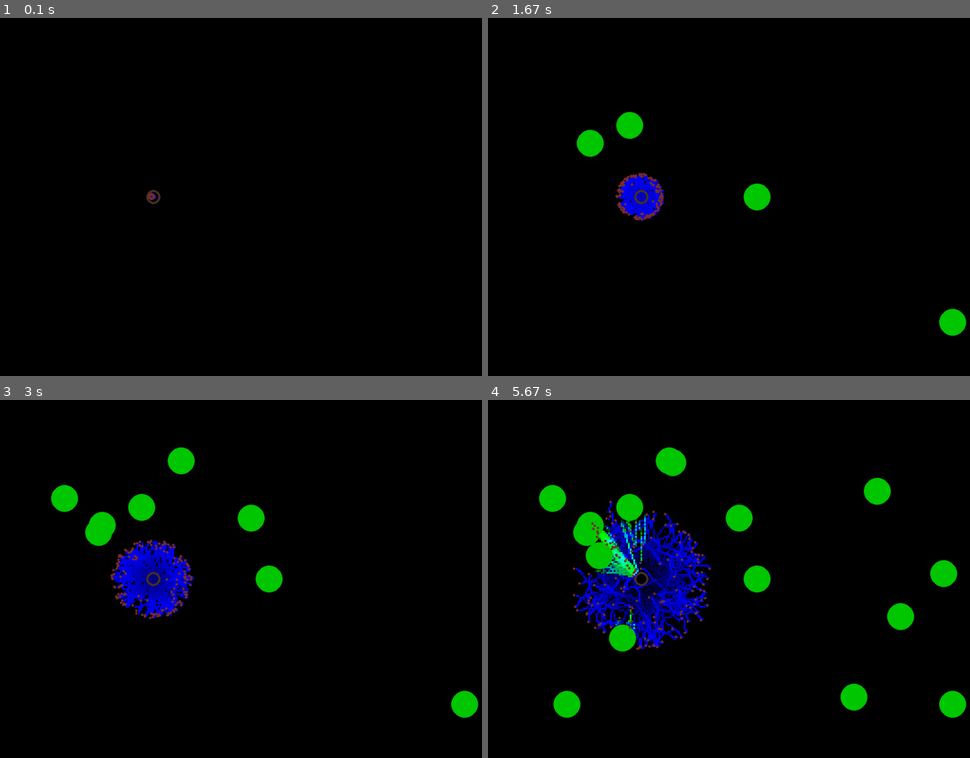
Above: before the commit, frames 1-4 (two rows, left to right).
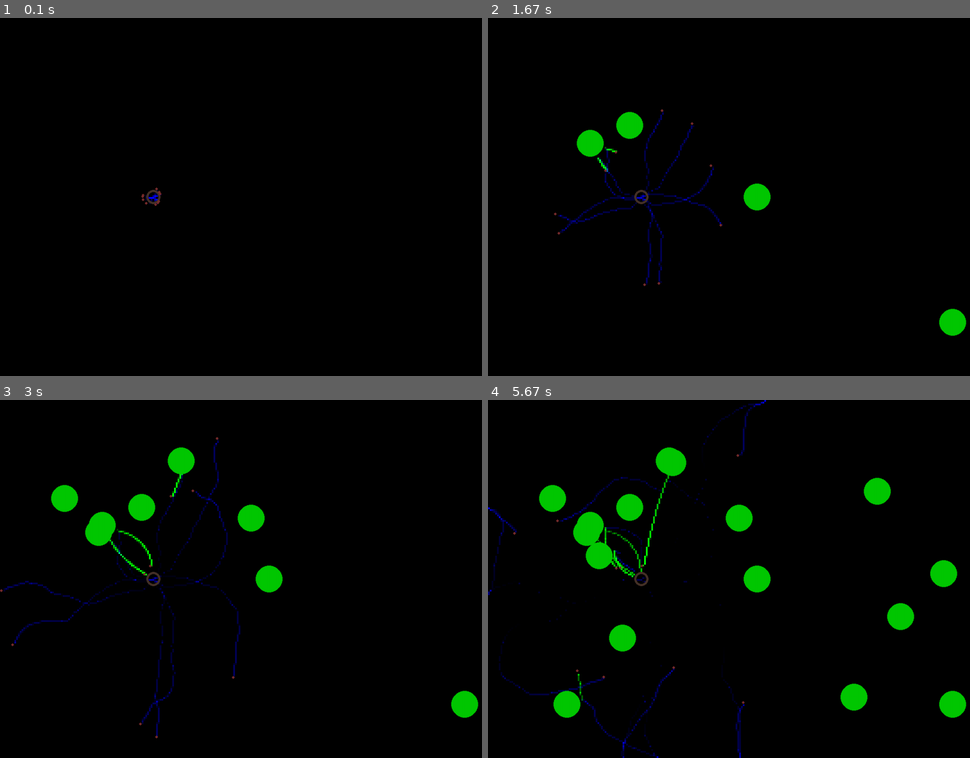
Above: after the commit, the same moments.

Repository: lucasthierry17/Ant_Project
Game: pygame game, started from Phero.py
Two runs of this game, one before a commit and one after it. Both use one fixed random seed, a clock stepped at 60 frames per second and the inputs below.
Inputs (mouse positions are in pixels of both pictures, inside the frame that each line leads up to):
- Up to frame 1 (0.1 s): no input
- Up to frame 2 (1.67 s): click (757, 197) at 0.38 s; click (589, 143) at 0.72 s; click (955, 322) at 1.05 s; click (627, 125) at 1.38 s
- Up to frame 3 (3 s): click (250, 518) at 1.72 s; click (183, 460) at 2.05 s; click (62, 500) at 2.38 s; click (101, 532) at 2.72 s
- Up to frame 4 (5.67 s): click (878, 493) at 3.05 s; click (598, 557) at 3.38 s; click (902, 618) at 3.72 s; click (671, 464) at 4.05 s; click (945, 575) at 4.38 s; click (854, 697) at 4.72 s; click (569, 704) at 5.05 s; click (622, 636) at 5.38 s

The runs differ from the first frame. In frame 1, less than 0.1% of the frame differs, in the area x 29-34%, y 47-53%; in frame 2, 1.6%; in frame 3, 3.4%; in frame 4, 6.4%, in the area x 0-58%, y 0-100%.

Commit message:
Changing the code to its origin function

Diff:
--- a/Phero.py
+++ b/Phero.py
@@ -4,17 +4,15 @@
 import random
 
 WIDTH, HEIGHT = 1200, 800
-num_ants = 150
+num_ants = 10
 PRATIO = 4 # ratio between screen and phero_grid
 nest = (WIDTH // 3.5, HEIGHT // 2)
 VSYNC = True
 SHOWFPS = True
 food_sources = []
-ALPHA = 4
-BETA = 0.7
+ALPHA = 7
+BETA = 1
 PHERO_THRESH = 5
-SPEED = 0.5
-DECAY_RATE = 0.77
 ant_positions_home = np.zeros((num_ants + 1, 2), dtype=int)
 ant_positions_home[-1] = nest
 amnt_food = len(food_sources)
@@ -52,13 +50,13 @@
         # Assuming PHERO_THRESH is defined somewhere in your code
         high_phero = np.argwhere(self.phero.img_array[:, :, 1] > PHERO_THRESH)
 
-        #print(f"High Phero:\n{high_phero}")
+        print(f"High Phero:\n{high_phero}")
         phero_positions = np.array(list(zip(high_phero[:, 0], high_phero[:, 1])))
-        #print(f"Phero Positions:\n{phero_positions}")
+        print(f"Phero Positions:\n{phero_positions}")
 
         high_phero_differences = phero_positions - self.rect.center
         high_phero_distances = np.linalg.norm(high_phero_differences, axis=1)
-        #print(f"Phero Distances:\n{high_phero_distances}")
+        print(f"Phero Distances:\n{high_phero_distances}")
 
         # Assuming food_sources is defined somewhere in your code
         # You might need to adjust the length based on your actual requirements
@@ -66,7 +64,7 @@
         #print(f"Unrounded Distances:\n{1000 / high_phero_distances}")
 
         # Print or use phero_values as needed
-        #print(f"Pheromone Values:\n {phero_values}")
+        print(f"Pheromone Values:\n {phero_values}")
 
         return phero_positions, phero_values
 
@@ -124,51 +122,57 @@
                 self.phero.img_array[scaled_pos] += (0, 100, 0) # update pheromones
 
 
-        else:  # ant has no food
+        else: # ant has no food
             if food_sources:
-                for i, food in enumerate(food_sources):
+                for i,food in enumerate(food_sources):
                     distance = self.calculate_distance(scaled_pos, food)
 
-                    if distance < 9:  # reaches the food source
+                    if distance < 9: # reaches the food source
                         self.has_food = True
                         break
 
-                    elif self.phero.img_array[scaled_pos][1] > 50:  # smells and goes to the food
+
+                    elif self.phero.img_array[scaled_pos][1] > 20: # smells and goes to the food
+                        #self.desireDir = pygame.Vector2(food[0] - scaled_pos[0], food[1] - scaled_pos[1])
                         food_index = i + amnt_food
 
                         pheromone_position, pheromone_values = self.get_pheromone_positions()
                         pheromone_position[food_index] = np.array(food) * PRATIO
                         distance_ant_food = np.linalg.norm(self.rect.center - (np.array(food)) * PRATIO)
-
-                        if distance_ant_food > 50:
+                        print(f"Distance_ant_food:\n{distance_ant_food}")
+
+                        if distance_ant_food < 50:
                             pheromone_values[food_index] = 0
-                            pheromone_values *= distance_ant_food.max()
                         else:
                             pheromone_values[food_index] = 100000000 / distance_ant_food
-
                         differences = pheromone_position - self.rect.center
-
-                        # Calculation of the actual distance
+                        # Calculation of the actual distanc
                         eta = np.linalg.norm(differences, axis=1)
+                        print(f"eta: {eta}\n{eta.shape}")
+                        #print(f"Eta:\n{eta}\n{eta.shape}")
+                        #print(f"Eta:\n{eta}")
+                        print(f"Pheromone_values:{pheromone_values}\n{pheromone_values.shape}")
 
                         # Total for the nominator:
                         total = sum((pheromone_values ** self.alpha) * (eta ** self.beta))
 
                         # Calculating the Probabilities:
                         probs = ((pheromone_values ** ALPHA) * (eta ** BETA)) / total
-
+                        #print(f"Wahrscheinlichkeiten: {probs}")
+                        #print(f"Wahrscheinlichkeiten: {probs}")
                         # Choosing the next direction according to the calculated probs
                         cumulative_probs = np.cumsum(probs)
-                        random_value = np.random.rand()  # Random Value between 0 and 1
+                        random_value = np.random.rand() # Random Value between 0 and 1
                         selected_position_index = np.searchsorted(cumulative_probs, random_value)
-
+                        #print(f"Ausgesuchte Position: {selected_position_index}")
                         # Richtungsvektor wird ausgesucht und durch den eigenen halbierten Betrag des Richtungsvektors dividiert
-                        direction_vector = differences[selected_position_index] / (eta[selected_position_index] / 3)
+                        direction_vector = differences[selected_position_index] / (eta[selected_position_index] / 2)
 
                         # Checking for negative Values:
+
+
                         self.x += direction_vector[0]
                         self.y += direction_vector[1]
-
 
 
             # Move randomly if no food source is found
@@ -179,15 +183,15 @@
             # Update pheromones
             self.phero.img_array[scaled_pos] += (0, 0, 50)
 
-        self.x += self.desireDir[0] * SPEED
-        self.y += self.desireDir[1] * SPEED
+        self.x += self.desireDir[0] * 2
+        self.y += self.desireDir[1] * 2
 
         # Check for collisions with screen boundaries
         if not pygame.Rect(0, 0, WIDTH, HEIGHT).collidepoint(self.x, self.y):
             # Bounce back if the ant goes out of the screen
             self.desireDir *= -1
-            self.x += self.desireDir[0] * SPEED
-            self.y += self.desireDir[1] * SPEED
+            self.x += self.desireDir[0] * 2
+            self.y += self.desireDir[1] * 2
 
         self.rect.center = (self.x, self.y)
 
@@ -206,7 +210,7 @@
 
 
     def update(self):
-        self.img_array -= DECAY_RATE  # Evaporation rate
+        self.img_array -= 0.5  # Evaporation rate
         self.img_array = self.img_array.clip(0, 255) # clip to color range
         pygame.surfarray.blit_array(self.image, self.img_array)
         return self.image
